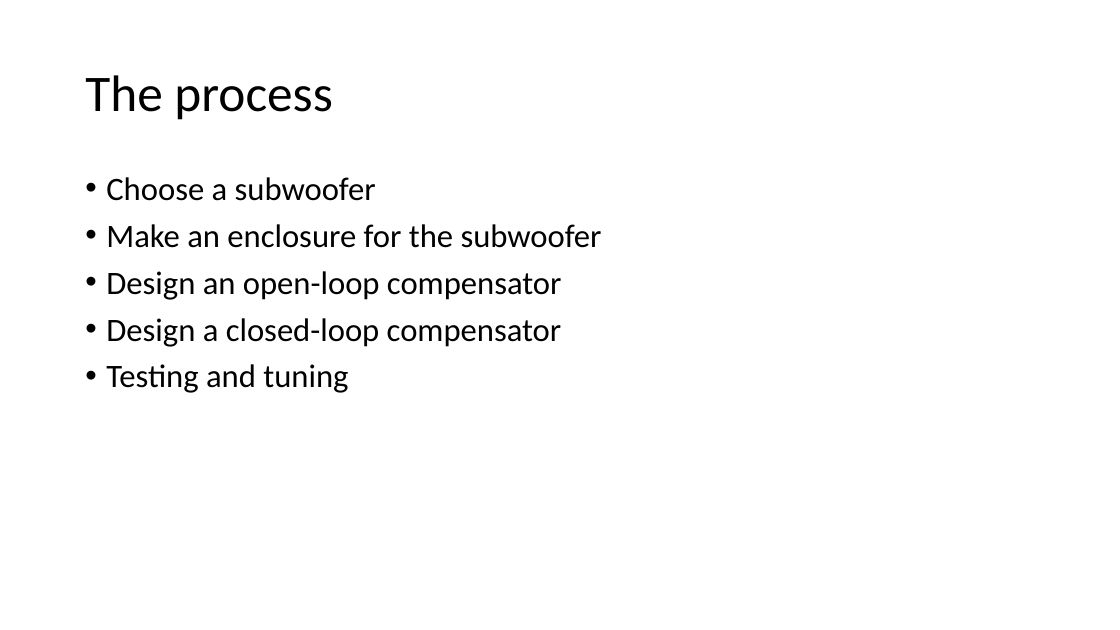
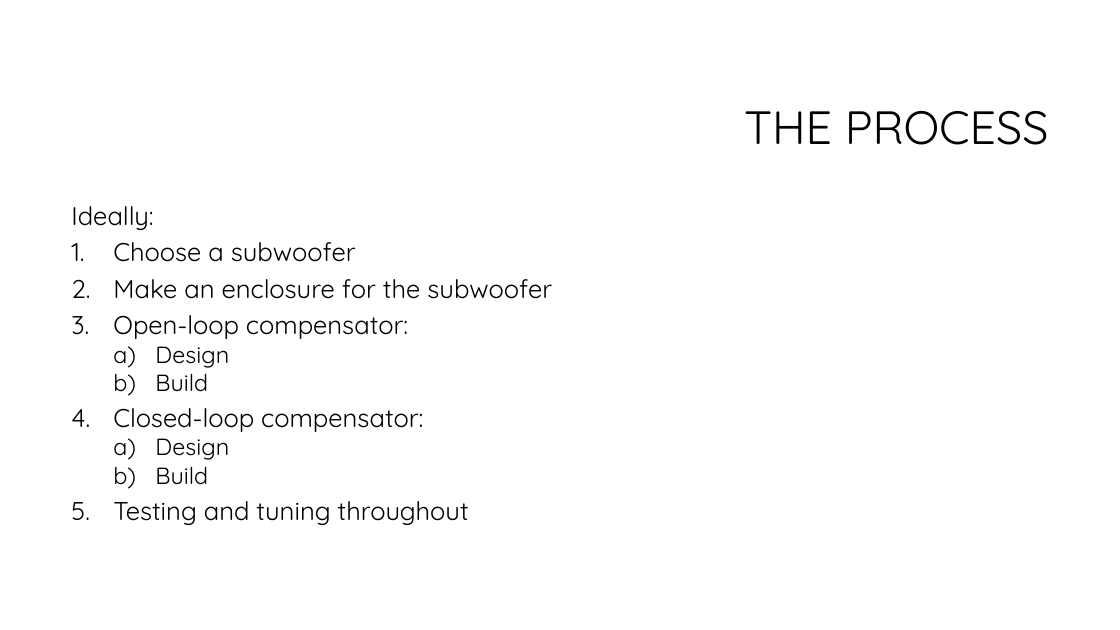
Before and after one commit to spez1998/3rd-year-project, a slide deck: slide 11 of Deliverables/2ndMarkerViva/viva_presentation.pptx (slide 9 before the commit). Drawn at 1120x630 pixels with LibreOffice and Linux fonts; fonts in the diff are those of the drawing; background and template pictures are left out. Boxes give left, top, right and bottom in pixels: in the first picture for what was removed or moved away, otherwise in the second. Text is boxed around its words. In the diff, an @@ line names an element or a change of style, - is before the commit and + after.

```diff
--- a/Deliverables/2ndMarkerViva/viva_presentation.pptx
+++ b/Deliverables/2ndMarkerViva/viva_presentation.pptx
@@ title at [744,111,1049,145]: text changed; size 44 to 40 pt; font Calibri to Quicksand @@
-The process
+THE PROCESS
@@ text "Ideally:": place and size @@
-text "Ideally:" at [106,177,602,393]
+text "Ideally:" at [71,206,552,525]
@@ text at [71,206,153,230]: paragraph added @@
+Ideally:
@@ text at [113,242,552,299]: size 28 to 22 pt, font Calibri to Quicksand in "Choose a subwoofer", "Make an enclosure for the subwoofer"; bullet • to 1.; line spacing 0.9 to 0.8 @@
@@ text at [113,315,469,525]: text changed; size 28 to 22 pt; font Calibri to Quicksand @@
-• Design an open-loop compensator
-• Design a closed-loop compensator
-• Testing and tuning
+3. Open-loop compensator:
+  a) Design
+  b) Build
+4. Closed-loop compensator:
+  a) Design
+  b) Build
+5. Testing and tuning throughout
```
Also in this commit, not shown: 13 other slides changed, 2 slides added, 1 other file.
